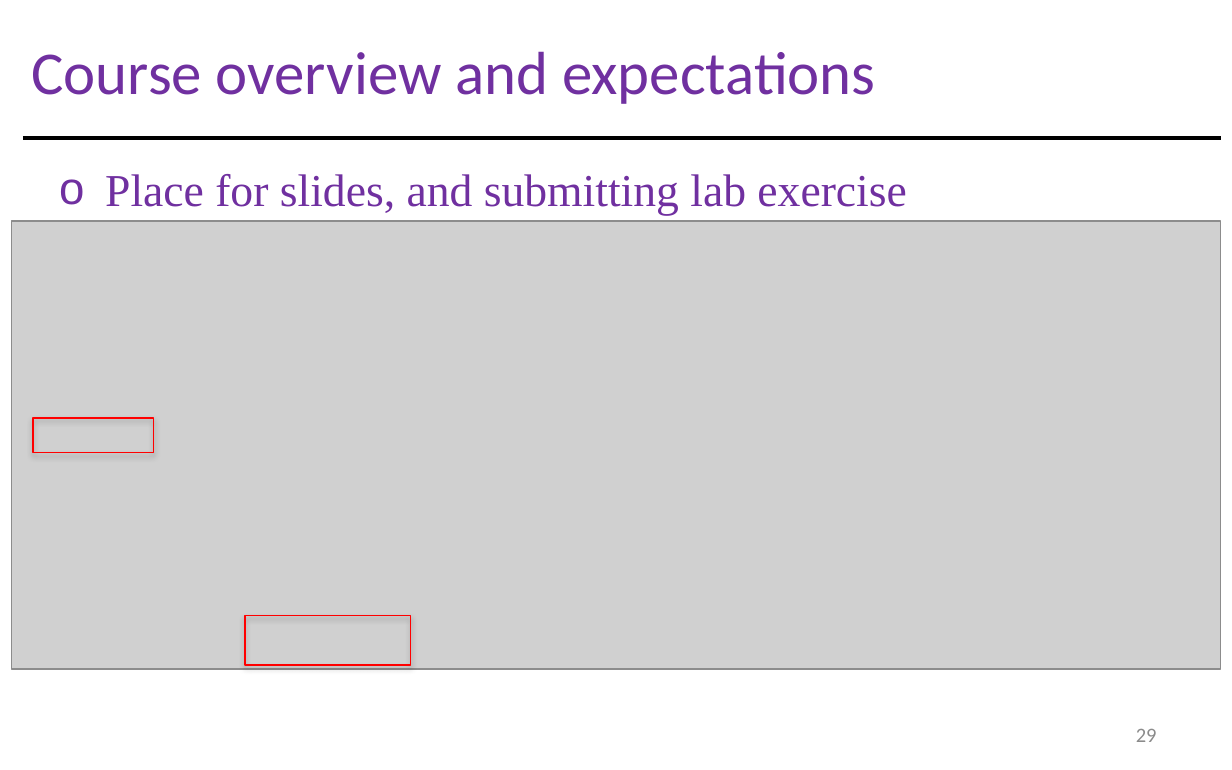
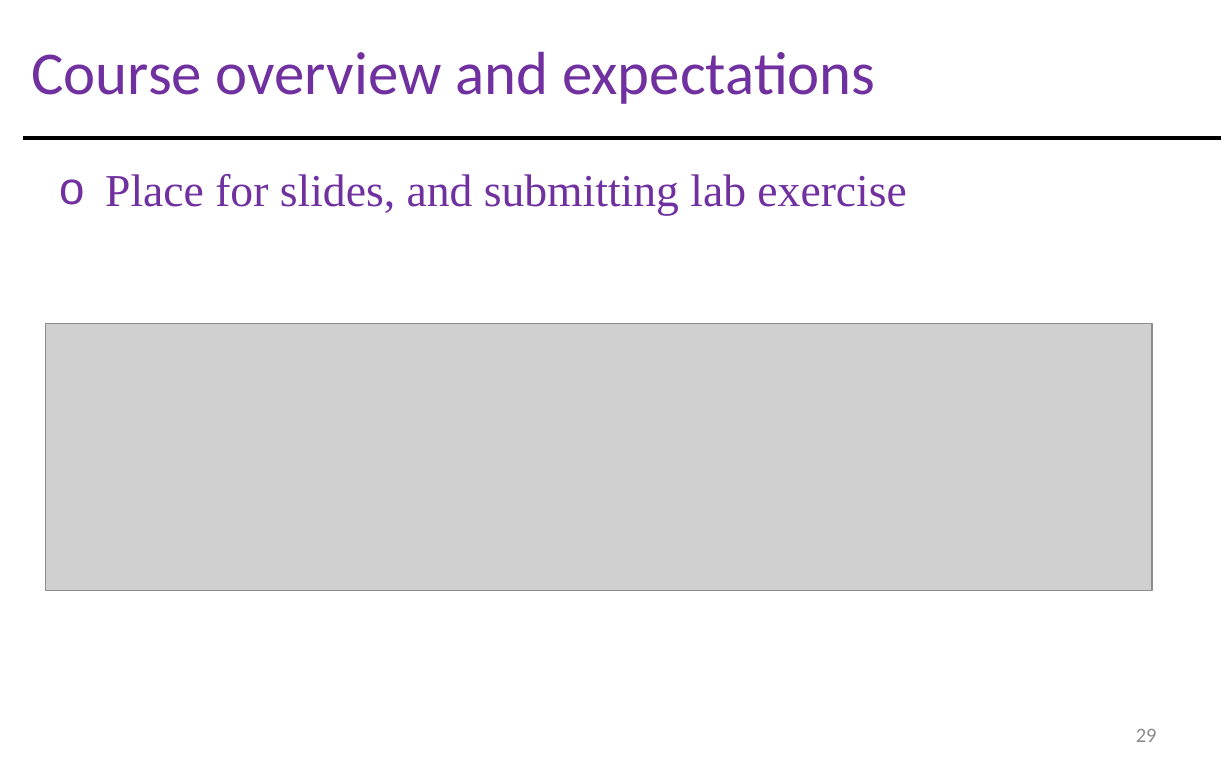
Before and after one commit to gisynw/Field_Techniques, a slide deck: slide 29 of docs/Lectures/week01/Lecture01_GEOG3319_Intro.pptx. Drawn at 1232x770 pixels with LibreOffice and Linux fonts; fonts in the diff are those of the drawing; grey boxes stand for pictures. Boxes give left, top, right and bottom in pixels: in the first picture for what was removed or moved away, otherwise in the second. Text is boxed around its words. In the diff, an @@ line names an element or a change of style, - is before the commit and + after.

```diff
--- a/docs/Lectures/week01/Lecture01_GEOG3319_Intro.pptx
+++ b/docs/Lectures/week01/Lecture01_GEOG3319_Intro.pptx
@@ picture: place and size @@
-picture at box(11, 220, 1220, 668)
+picture at box(45, 324, 1153, 591)
@@ rectangle removed at box(33, 418, 153, 452) @@
@@ rectangle removed at box(245, 616, 411, 665) @@
```
Also in this commit, not shown: 1 other slide changed, 2 other files.
